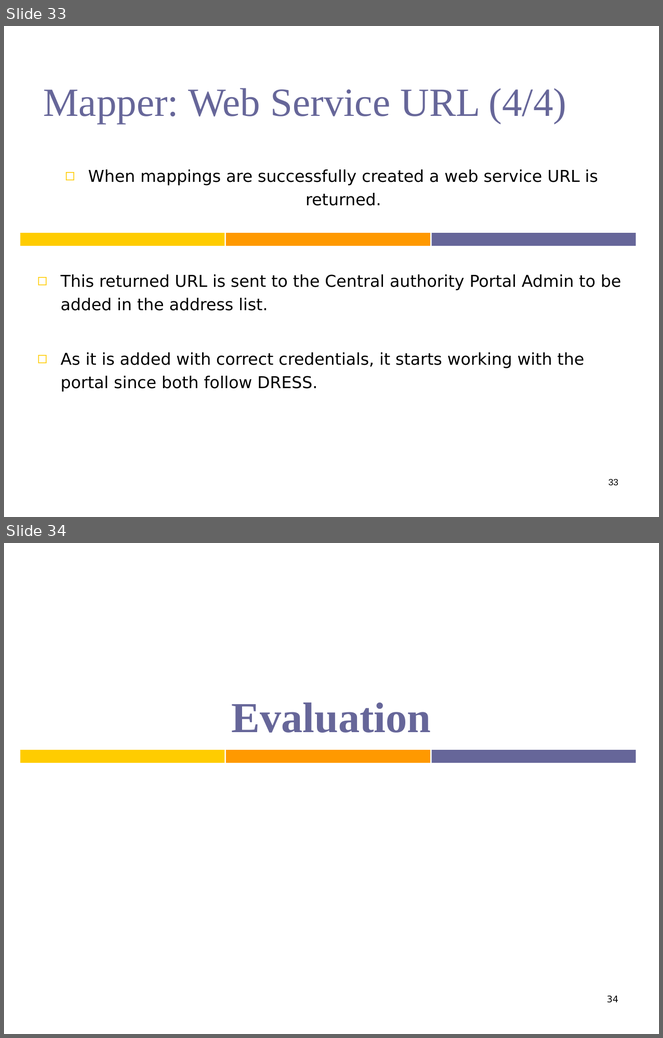
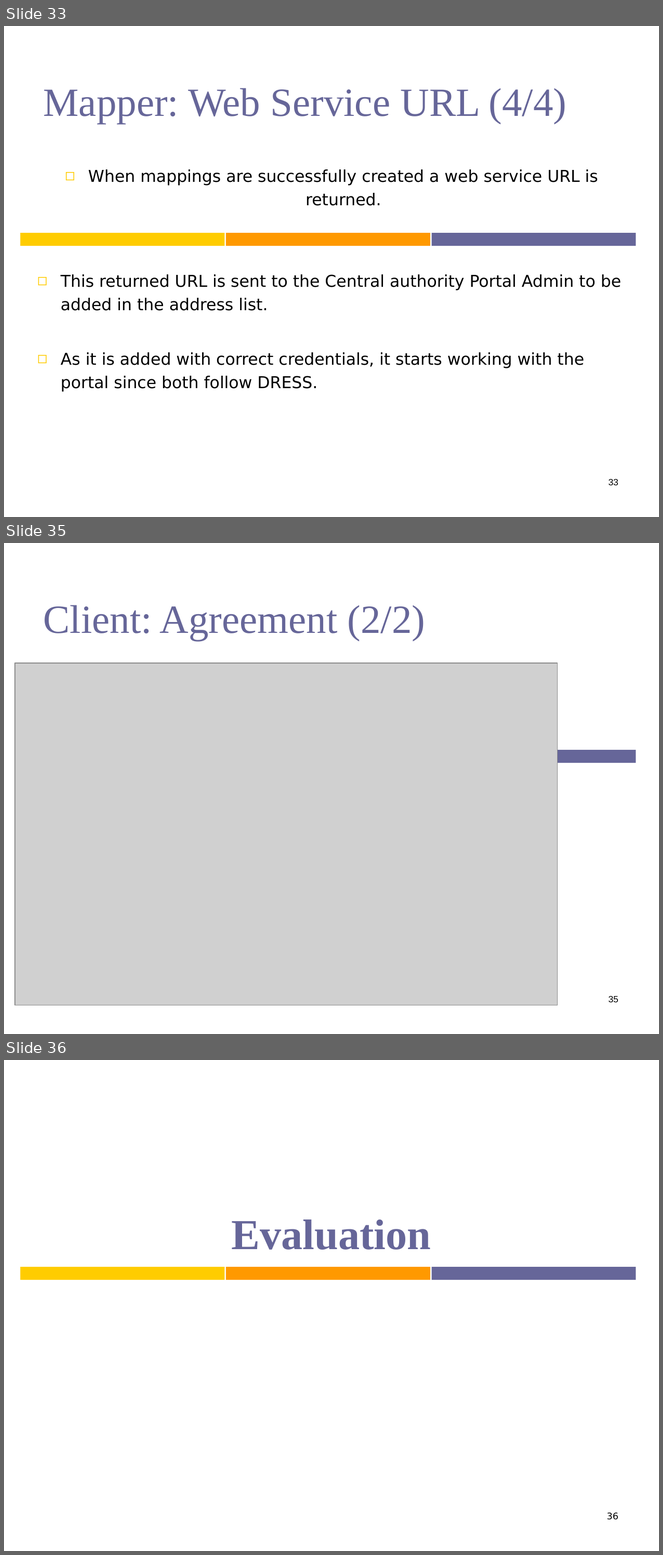
Before and after one commit to umair3/dress, a slide deck: cd_contents/Final Defense Presentation/FD.ppt. Shown one above the other, each under a label of ours: slides 33 and 34 before the commit, slides 33, 35 and 36 after it; the slides between them are not shown. The pictures are 663x1038 and 663x1555 pixels, drawn with LibreOffice and Linux fonts; fonts in the diff are those of the drawing; grey boxes stand for pictures. Boxes give left, top, right and bottom in pixels: in the first picture for what was removed or moved away, otherwise in the second. Text is boxed around its words. In the diff, an @@ line names an element or a change of style, - is before the commit and + after.

```diff
--- a/cd_contents/Final Defense Presentation/FD.ppt
+++ b/cd_contents/Final Defense Presentation/FD.ppt
@@ slide 35 added at <box>4,543,659,1034</box>, background #FFFFFF; not listed: 1 template element that a slide beside it also shows @@
@@ title added at <box>43,605,426,641</box>, 44 pt, text #666699 @@
+Client: Agreement (2/2)
@@ picture added at <box>15,663,558,1006</box> @@
@@ page number added at <box>609,996,619,1003</box>, 10 pt, text #000000 @@
+35
@@ what was slide 34 is now slide 36 @@
@@ page number at <box>607,1513,619,1520</box>: text changed @@
-34
+36
```
Also in this commit, not shown: 1 other slide added, 2 other files.
